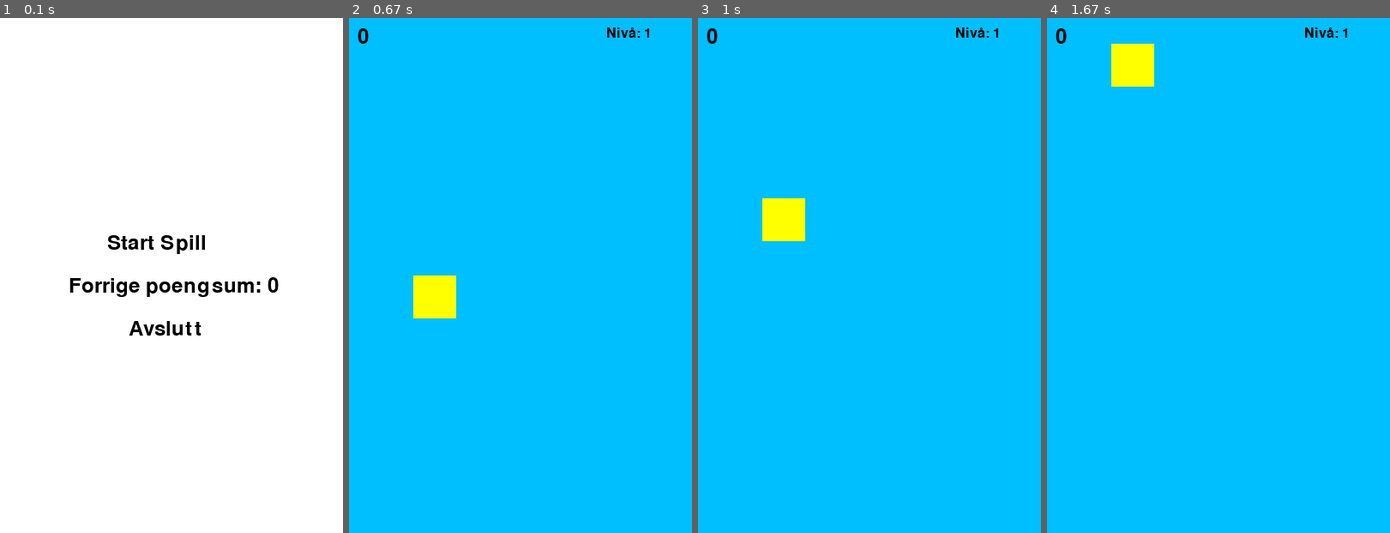
Above: before the commit, frames 1-4 (left to right).
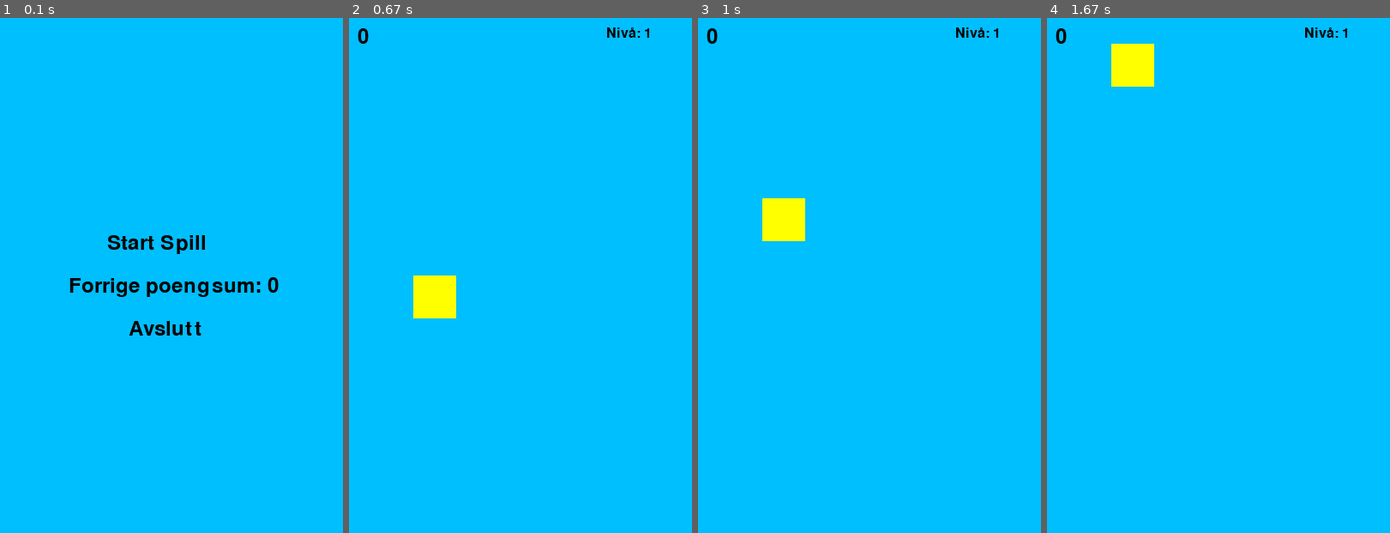
Above: after the commit, the same moments.

Repository: julietvorg/IT2
Game: pygame game, started from flappybird-spill/flappybird.py
Same seed, same stepped clock (60 frames per second), same inputs: the game is played once before the commit and once after it.
Inputs (mouse positions are in pixels of both pictures, inside the frame that each line leads up to):
- Up to frame 1 (0.1 s): no input
- Up to frame 2 (0.67 s): click (506, 244) at 0.38 s
- Up to frame 3 (1 s): hold Up from 0.67 s (still down); move the mouse to (855, 296) at 0.7 s
- Up to frame 4 (1.67 s): release Up at 1.13 s; hold Up 1.17-1.53 s; hold Up from 1.57 s (still down)

The runs differ from the first frame. In frame 1, 99% of the frame differs, in the area x 0-100%, y 0-100%; in frame 2, nothing differs; in frame 3, nothing differs; in frame 4, nothing differs.

Commit message:
la til kommentarer

Diff:
--- a/flappybird-spill/bird.py
+++ b/flappybird-spill/bird.py
@@ -1,6 +1,14 @@
 import pygame
 
+# Bird-klassen styrer oppførselen til fuglen i spillet.
+# Den lar spillere hoppe ved å trykke på tastaturet og
+# kontrollerer fuglens bevegelse med gravitasjonen, som trekker den nedover.
+
+
+# En sprite er et grafisk objekt eller en bildebeholder som representerer en spillfigur, et spillobjekt eller en annen visuell komponent i et spill.
 class Bird(pygame.sprite.Sprite):
+# brukes til å organisere og håndtere grafiske elementer på skjermen.
+# betyr det at Bird-klassen er en type sprite, og den vil arve funksjonalitet fra pygame.sprite.Sprite, slik at jeg kan opprette og administrere fugle-objekter som sprite-objekter i spillet ditt.
     """
     En klasse som representerer fuglen i spillet.
 
@@ -8,7 +16,7 @@
         screen_width (int): Bredden på skjermen.
         screen_height (int): Høyden på skjermen.
     """
-    def __init__(self, screen_width, screen_height):
+    def __init__(self, screen_width, screen_height): # kalles når vi lager en ny fugl i spillet. Den trenger to tall: bredden og høyden på skjermen, slik at den kan plassere fuglen riktig.
         """
         Initialiserer en ny instans av Bird.
 
@@ -16,20 +24,20 @@
             screen_width (int): Bredden på skjermen.
             screen_height (int): Høyden på skjermen.
         """
-        super().__init__()
+        super().__init__() ## Kalles for å starte opp den overordnede klassen (pygame.sprite.Sprite i dette tilfellet) # at alle attributter og metoder som tilhører pygame.sprite.Sprite blir tilgjengelige for vår Bird-klasse. Så, "starte opp" betyr å gjøre klar og gjøre den overordnede klassens funksjonalitet tilgjengelig for vår egen klasse.
         self.image = pygame.Surface((50, 50)) # Lager et overflateobjekt med størrelse 50x50 piksler
         self.image.fill((255, 255, 0)) # Fyller overflateobjektet med gul farge
-        self.rect = self.image.get_rect() # Henter rektangelet som omslutter bildet
-        self.rect.center = (screen_width // 4, screen_height // 2) # Plasserer fuglen i startposisjonen
+        self.rect = self.image.get_rect() ## Henter rektangelet som omslutter bildet, brukes til kollisjon og posisjonering
+        self.rect.center = (screen_width // 4, screen_height // 2) # Plasserer fuglen i startposisjonen (midt på venstre side av skjermen vertikalt)
         self.velocity = 0 # Fart til fuglen
-        self.gravity = 0.5 # Gravitasjonens påvirkning på fuglen
-        self.jump_strength = -10 # Styrken til hoppet
-
+        self.gravity = 0.5 # Gravitasjonens påvirkning på fuglen (jo høyere tall, jo sterkere gravitasjon)
+        self.jump_strength = -10 # Styrken til hoppet (negativ verdi fordi vi vil at fuglen skal gå oppover når den hopper)
+        # self refererer til selve objektet når du kaller en metode på det. Det lar deg få tilgang til egenskaper og metoder som tilhører det spesifikke objektet.
     def update(self):
         """
         Oppdaterer posisjonen til fuglen basert på tastetrykk og gravitasjon.
         """
-        keys = pygame.key.get_pressed() # Sjekker hvilke taster som er trykket
+        keys = pygame.key.get_pressed() ## Sjekker hvilke taster som er trykket, henter en liste over alle taster som er trykket
         if keys[pygame.K_UP]: # Hvis opp-tasten er trykket
             self.velocity = self.jump_strength # Setter fuglens vertikale fart til hoppstyrken
 
--- a/flappybird-spill/flappybird.py
+++ b/flappybird-spill/flappybird.py
@@ -1,109 +1,121 @@
-import pygame
-import random
-from meny import show_menu
-from bird import Bird
-from pipe import Pipe
-from scoreboard import Scoreboard
+import pygame # Importerer pygame-biblioteket
+import random # Importerer random for tilfeldig tallgenerering
+from meny import show_menu ## Importerer show_menu-funksjonen fra meny
+# show_menu-funksjonen viser hovedmenyen i spillet
+from bird import Bird # Importerer Bird-klassen fra bird
+from pipe import Pipe # Importerer Pipe-klassen fra pipe
+from scoreboard import Scoreboard # Importerer Scoreboard-klassen fra scoreboard
+
+# Spillet inneholder funksjoner for å vise en meny, styre spillerbevegelse, generere rør,
+# håndtere kollisjoner, og oppdatere og vise poengtavlen.
+# Spilleren styrer en fugl gjennom hindringer av rør.
+# Målet er å unngå kollisjoner med rørene samtidig som man prøver å passere gjennom dem
+# for å øke poengsummen og nå neste nivå.
 
 # Definerer farger
-LIGHT_BLUE = (0, 191, 255)
-BLACK = (0, 0, 0)
-YELLOW = (255, 255, 0)
+LIGHT_BLUE = (0, 191, 255)  # Definerer en lys blå farge
+BLACK = (0, 0, 0) # Definerer en svart farge
+YELLOW = (255, 255, 0) # Definerer en gul farge
 
 # Definerer farger for hvert nivå
-LEVEL_COLORS = [(0, 0, 0), (0, 255, 0), (0, 0, 255)]  # Svart, grønn, blå
+LEVEL_COLORS = [(0, 0, 0), (0, 255, 0), (0, 0, 255)] # Lager en liste med farger for hvert nivå: Svart, grønn, blå
 
 # Oppsett for skjermen
-SCREEN_WIDTH = 400
-SCREEN_HEIGHT = 600
+SCREEN_WIDTH = 400 # Setter bredden på spillvinduet til 400 piksler
+SCREEN_HEIGHT = 600 # Setter høyden på spillvinduet til 600 piksler
 
 # Variabler for røravstand og mellomrom
-PIPE_GAP = 250
-PIPE_SPACING = 200
-LAST_PIPE_X = SCREEN_WIDTH
+PIPE_GAP = 250 # Setter avstanden mellom rørene til 250 piksler
+PIPE_SPACING = 200 # Setter mellomrommet mellom rørene til 200 piksler
+LAST_PIPE_X = SCREEN_WIDTH # Setter x-posisjonen til det siste røret til bredden på skjermen
 
 # Initialiserer Pygame
-pygame.init()
-screen = pygame.display.set_mode((SCREEN_WIDTH, SCREEN_HEIGHT))
-pygame.display.set_caption("Flappy Bird")
-clock = pygame.time.Clock()
+pygame.init() ## Starter Pygame-biblioteket
+screen = pygame.display.set_mode((SCREEN_WIDTH, SCREEN_HEIGHT)) # Oppretter spillvinduet med gitt bredde og høyde
+pygame.display.set_caption("Flappy Bird") # Setter tittel på spillvinduet til "Flappy Bird"
+clock = pygame.time.Clock() # Oppretter en klokke for å kontrollere oppdateringshastigheten
 
 # Forrige poengsum
-previous_score = 0
+previous_score = 0 # Setter forrige poengsum til 0
 
-level = 1
+level = 1 # Setter startnivået til 1
 
 # Viser menyen og henter forrige poengsum
-previous_score = show_menu(screen, previous_score)
+previous_score = show_menu(screen, previous_score)  ## Viser menyen og lagrer forrige poengsum
 
 # Lager spilleren, rørene og poengtavlen
-bird = Bird(SCREEN_WIDTH, SCREEN_HEIGHT)
-pipes = pygame.sprite.Group()
-scoreboard = Scoreboard()
-
+bird = Bird(SCREEN_WIDTH, SCREEN_HEIGHT)  # Oppretter en fugl-instans
+pipes = pygame.sprite.Group() # Oppretter en gruppe for rørene #lar deg legge til, fjerne og manipulere flere sprite-objekter samtidig. Dette gjør det enkelt å oppdatere og tegne flere sprites på skjermen samtidig
+scoreboard = Scoreboard() # Oppretter en poengtavle-instans
 # Spillhovedløkke
-running = True
-while running:
-    for event in pygame.event.get():
-        if event.type == pygame.QUIT:
-            running = False
+running = True ## Setter en variabel for å styre spillets hovedløkke
+while running: # Starter hovedløkken
+    for event in pygame.event.get(): # Løkke for å håndtere hendelser
+        if event.type == pygame.QUIT: # Hvis brukeren lukker vinduet
+            running = False # Avslutter hovedløkken
 
     # Oppdaterer spilleren, rørene og poengtavlen
-    bird.update()
-    pipes.update()
-    scoreboard.update()
+    bird.update() # Oppdaterer spillerens posisjon og tilstand
+    pipes.update() # Oppdaterer rørene
+    scoreboard.update() # Oppdaterer poengtavlen
 
     # Genererer nye rør
-    if len(pipes) < 5:
-        pipe_gap_top = random.randint(50, SCREEN_HEIGHT - PIPE_GAP - 50)
-        pipe_height_bottom = SCREEN_HEIGHT - pipe_gap_top - PIPE_GAP
-        pipe_top = Pipe(LAST_PIPE_X + PIPE_SPACING, 0, pipe_gap_top, LEVEL_COLORS[level - 1])
-        pipe_bottom = Pipe(LAST_PIPE_X + PIPE_SPACING, SCREEN_HEIGHT, pipe_height_bottom, LEVEL_COLORS[level - 1], True)
-        pipes.add(pipe_top)
-        pipes.add(pipe_bottom)
-        LAST_PIPE_X = pipe_top.rect.right
+    if len(pipes) < 5: # Hvis antall rør er mindre enn 5
+        pipe_gap_top = random.randint(50, SCREEN_HEIGHT - PIPE_GAP - 50) # Genererer en tilfeldig avstand for topprøret
+        pipe_height_bottom = SCREEN_HEIGHT - pipe_gap_top - PIPE_GAP # Beregner høyden på bunnrøret
+        pipe_top = Pipe(LAST_PIPE_X + PIPE_SPACING, 0, pipe_gap_top, LEVEL_COLORS[level - 1]) # Oppretter et topprør-objekt
+        pipe_bottom = Pipe(LAST_PIPE_X + PIPE_SPACING, SCREEN_HEIGHT, pipe_height_bottom, LEVEL_COLORS[level - 1], True) # Oppretter et bunnrør-objekt
+        pipes.add(pipe_top) # Legger til topprøret i rørgruppen
+        pipes.add(pipe_bottom) # Legger til bunnrøret i rørgruppen
+        LAST_PIPE_X = pipe_top.rect.right # Oppdaterer x-posisjonen til det siste røret
 
     # Sjekker for kollisjoner mellom spilleren og rørene
-    if pygame.sprite.spritecollide(bird, pipes, False):
+    if pygame.sprite.spritecollide(bird, pipes, False): # Hvis det er en kollisjon mellom spilleren og et rør
         # Returnerer til menyen når spilleren dør
-        previous_score = show_menu(screen, scoreboard.score)
+        previous_score = show_menu(screen, scoreboard.score) # Viser menyen og lagrer forrige poengsum
         # Resetter spillet
-        bird.rect.center = (SCREEN_WIDTH // 4, SCREEN_HEIGHT // 2)
-        pipes.empty()
-        scoreboard.score = 0
+        bird.rect.center = (SCREEN_WIDTH // 4, SCREEN_HEIGHT // 2) # Tilbakestiller spilleren til startposisjonen
+        pipes.empty() # Tømmer rørgruppen
+        scoreboard.score = 0  # Nullstiller poengtavlen
 
     # Fjerner rør som har forlatt skjermen
-    for pipe in pipes:
-        if pipe.rect.right < 0:
-            pipe.kill()
+    for pipe in pipes: # For hvert rør i rørgruppen
+        if pipe.rect.right < 0: # Hvis røret er utenfor venstre kant av skjermen
+            pipe.kill() # Fjerner røret fra rørgruppen
 
     # Sjekker om spilleren passerer gjennom rørene for å øke poengtellingen
-    for pipe in pipes:
-        if pipe.rect.right == bird.rect.left and pipe != scoreboard.last_scored_pipe:
-            scoreboard.score += 1
-            scoreboard.last_scored_pipe = pipe
+    for pipe in pipes: # For hvert rør i rørgruppen
+        if pipe.rect.right == bird.rect.left and pipe != scoreboard.last_scored_pipe: # Hvis spilleren passerer gjennom røret og det ikke er samme rør som sist scoret poeng
+            scoreboard.score += 1 # Øker poengtellingen med 1
+            scoreboard.last_scored_pipe = pipe # Lagrer røret som sist scoret poeng
             # Sjekker om spilleren har nådd poengsummen for neste nivå
-            if scoreboard.score == 10 and level < 3:  # Endre 10 til ønsket poengsum for å gå til neste nivå
-                level += 1
+            if scoreboard.score == 10 and level < 3: # Hvis poengsummen er 10 og nivået er mindre enn 3
+                level += 1 # Øker nivået med 1
             # Oppdaterer fargen til rørene basert på det nye nivået
-            for p in pipes:
-                p.update_color(LEVEL_COLORS[level - 1])
+            for p in pipes: # For hvert rør i rørgruppen
+                p.update_color(LEVEL_COLORS[level - 1]) # Oppdaterer fargen til rørene basert på det nye nivået
             break  # Avslutter løkken etter å ha funnet én passasje
 
     # Tegner alt på skjermen
-    screen.fill(LIGHT_BLUE)
-    pipes.draw(screen)
-    screen.blit(bird.image, bird.rect)
-    screen.blit(scoreboard.rendered_score, scoreboard.rect)
-    pygame.display.flip()
+    screen.fill(LIGHT_BLUE) # Fyller skjermen med lys blå farge
+    pipes.draw(screen) # Tegner rørene på skjermen
+    screen.blit(bird.image, bird.rect) # Tegner spilleren på skjermen
+    screen.blit(scoreboard.rendered_score, scoreboard.rect) # Tegner poengtavlen på skjermen
+    pygame.display.flip() # Oppdaterer skjermen
+
     # Viser nåværende nivå i høyre hjørne
-    level_text = "Nivå: " + str(level)
-    level_font = pygame.font.Font(None, 24)
-    level_rendered = level_font.render(level_text, True, BLACK)
-    screen.blit(level_rendered, (SCREEN_WIDTH - 100, 10))
-    pygame.display.flip()
+    level_text = "Nivå: " + str(level) # Lager en tekststreng som viser gjeldende nivå
+    level_font = pygame.font.Font(None, 24) # Velger en font for teksten
+    level_rendered = level_font.render(level_text, True, BLACK) # Lager teksten som et bilde med svart farge
+    screen.blit(level_rendered, (SCREEN_WIDTH - 100, 10)) # Tegner teksten på skjermen i høyre hjørne
+    pygame.display.flip() # Oppdaterer skjermen
+    # "blit" til å tegne en overflate på en annen overflate eller skjerm.
+    # "render" betyr å konvertere tekst eller grafikk til et visuelt format som kan vises på skjermen.
 
     # Setter FPS
-    clock.tick(30)
+    clock.tick(30) # Begrenser oppdateringshastigheten til 30 FPS
 
-pygame.quit()
+pygame.quit() # Avslutter Pygame-biblioteket når hovedløkken er ferdig
+
+# parameter representerer en verdi som kan gis til en funksjon
+# variabel er et navn som er tilordnet en bestemt verdi i et program.
--- a/flappybird-spill/meny.py
+++ b/flappybird-spill/meny.py
@@ -1,7 +1,13 @@
 import pygame
 
+# Denne koden viser en enkel meny for et spill ved hjelp av Pygame.
+# Den oppretter menyelementer som lar brukeren starte spillet,
+# vise forrige poengsum og avslutte spillet.
+# Brukeren kan klikke på disse elementene med musen for å utføre handlingene.
+# Koden håndterer også oppdatering og visning av menyen på skjermen.
+
 # Definerer farger
-WHITE = (255, 255, 255)
+LIGHT_BLUE = (0, 191, 255)
 BLACK = (0, 0, 0)
 
 # Oppsett for skjermen
@@ -9,37 +15,39 @@
 SCREEN_HEIGHT = 600
 
 # Tekstklassen for menyelementer
-class MenuItem(pygame.sprite.Sprite):
+class MenuItem(pygame.sprite.Sprite): # MenuItem er et element i menyen til et spill, og den arver funksjonaliteten til pygame.sprite.Sprite
     def __init__(self, text, font, position):
-        super().__init__()
-        self.text = text
-        self.font = font
-        self.image = self.font.render(self.text, True, BLACK)
-        self.rect = self.image.get_rect()
-        self.rect.topleft = position
+        super().__init__() # Arver fra forelderklasse pygame.sprite.Sprite
+        self.text = text # Lagrer teksten for menyelementet
+        self.font = font # Lagrer fonten som skal brukes til å vise teksten
+        self.image = self.font.render(self.text, True, BLACK)  # Lager teksten som et bilde med svart farge
+        self.rect = self.image.get_rect() # Henter rektangelet som omslutter teksten (usynlig rektangel rundt teksten)
+        self.rect.topleft = position # Setter posisjonen til teksten på skjermen
 
 ## Funksjon for å vise menyen
 def show_menu(screen, previous_score):
     # Initialiserer menyelementer
-    menu_font = pygame.font.Font(None, 36)
-    title_text = "Flappy Bird"
-    previous_score_text = "Forrige poengsum: " + str(previous_score)
-    start_item = MenuItem("Start Spill", menu_font, (SCREEN_WIDTH // 2 - 75, SCREEN_HEIGHT // 2 - 50))
-    score_item = MenuItem(previous_score_text, menu_font, (SCREEN_WIDTH // 2 - 120, SCREEN_HEIGHT // 2))
-    quit_item = MenuItem("Avslutt", menu_font, (SCREEN_WIDTH // 2 - 50, SCREEN_HEIGHT // 2 + 50))
-    all_sprites = pygame.sprite.Group(start_item, score_item, quit_item)
+    menu_font = pygame.font.Font(None, 36) # Oppretter en font for menyteksten
+    title_text = "Flappy Bird" # Titteltekst for menyen
+    previous_score_text = "Forrige poengsum: " + str(previous_score) # Tekst for forrige poengsum
+    # str() til å konvertere previous_score, som antas å være et tall, til en tekst-streng slik at den kan vises som tekst i menyen
+    start_item = MenuItem("Start Spill", menu_font, (SCREEN_WIDTH // 2 - 75, SCREEN_HEIGHT // 2 - 50)) # Menyvalg for å starte spillet
+    score_item = MenuItem(previous_score_text, menu_font, (SCREEN_WIDTH // 2 - 120, SCREEN_HEIGHT // 2)) # Viser forrige poengsum
+    quit_item = MenuItem("Avslutt", menu_font, (SCREEN_WIDTH // 2 - 50, SCREEN_HEIGHT // 2 + 50)) # Menyvalg for å avslutte
+    all_sprites = pygame.sprite.Group(start_item, score_item, quit_item) # Gruppe som inneholder alle menyelementene
+
 
     # Spillhovedløkke for menyen
     running = True
     while running:
-        for event in pygame.event.get():
-            if event.type == pygame.QUIT:
+        for event in pygame.event.get(): # Løkke for hendelser
+            if event.type == pygame.QUIT: # Hvis vinduet lukkes
                 pygame.quit()
                 quit()
-            elif event.type == pygame.MOUSEBUTTONDOWN:
-                if start_item.rect.collidepoint(pygame.mouse.get_pos()):
+            elif event.type == pygame.MOUSEBUTTONDOWN: # Hvis det klikkes med musen
+                if start_item.rect.collidepoint(pygame.mouse.get_pos()): # Hvis brukeren klikker på "Start Spill"
                     return 0 # Starter spillet på nytt, så forrige poengsum blir null
-                elif quit_item.rect.collidepoint(pygame.mouse.get_pos()):
+                elif quit_item.rect.collidepoint(pygame.mouse.get_pos()): # Hvis brukeren klikker på "Avslutt"
                     pygame.quit()
                     quit()
 
@@ -49,15 +57,15 @@
         all_sprites = pygame.sprite.Group(start_item, score_item, quit_item)  # Oppdater gruppen med den nye teksten
 
         # Oppdaterer og tegner menyen
-        screen.fill(WHITE)
-        all_sprites.update()
-        all_sprites.draw(screen)
-        pygame.display.flip()
+        screen.fill(LIGHT_BLUE) # Fyller skjermen med hvit farge
+        all_sprites.update() # Oppdaterer alle menyelementene
+        all_sprites.draw(screen) # Tegner alle menyelementene på skjermen
+        pygame.display.flip() # Oppdaterer skjermen
 
 # Testkjøring av menyen
-if __name__ == "__main__":
-    pygame.init()
-    screen = pygame.display.set_mode((SCREEN_WIDTH, SCREEN_HEIGHT))
-    pygame.display.set_caption("Flappy Bird - Meny")
+if __name__ == "__main__": # sjekker om koden blir kjørt som et selvstendig program, hvis den gjør vil koden under kjøre
+    pygame.init() # Initialiserer pygame
+    screen = pygame.display.set_mode((SCREEN_WIDTH, SCREEN_HEIGHT)) # Setter opp skjermen
+    pygame.display.set_caption("Flappy Bird - Meny") # Setter tittel på vinduet
 
-    show_menu(screen, 1)
+    show_menu(screen, 1) # Viser menyen med forrige poengsum lik 1
--- a/flappybird-spill/pipe.py
+++ b/flappybird-spill/pipe.py
@@ -1,23 +1,31 @@
 import pygame
+
+# Pipe-klassen håndterer opprettelsen av rør i spillet.
+# Disse rørene kan være vanlige eller omvendte, og de beveger seg kontinuerlig mot venstre.
+# Klassen angir farger for rørene,
+# og den har funksjoner for å oppdatere både rørets posisjon og farge.
 
 class Pipe(pygame.sprite.Sprite):
     def __init__(self, x, y, height, color, inverted=False):
-        super().__init__()
-        self.image = pygame.Surface((50, height))
-        self.image.fill(color)
-        self.rect = self.image.get_rect()
-        self.rect.x = x
-        self.color = color
-        self.update_color(color)  # Setter fargen
-        if inverted:
-            self.image = pygame.transform.flip(self.image, False, True)
-            self.rect.bottomleft = (x, y)
+        # hvis det ikke er en verdi for "inverted" når man oppretter et nytt Pipe-objekt, vil den være satt til False som standard.
+        # da vil røret bli plassert med den øvre delen av røret øverst og den nedre delen nederst.
+        super().__init__() # Initialiserer forelderklasse pygame.sprite.Sprite
+        self.image = pygame.Surface((50, height)) # Oppretter en overflate for røret med angitt bredde og høyde
+        self.image.fill(color) # Fyller rørets overflate med angitt farge
+        self.rect = self.image.get_rect() # Henter rektangelet som omslutter røret
+        self.rect.x = x # Setter rørets x-posisjon
+        self.color = color # Lagrer fargen til røret
+        self.update_color(color) # Setter fargen, oppdaterer fargen til røret
+        if inverted: # Hvis røret er omvendt
+            self.image = pygame.transform.flip(self.image, False, True) # Snur røret opp ned
+            # False and True gjør bilde speilvendt langs den vertikale aksen, men ikke langs den horisontale aksen
+            self.rect.bottomleft = (x, y) # Setter rørets posisjon til nederst til venstre
         else:
-            self.rect.topleft = (x, y)
+            self.rect.topleft = (x, y) # Setter rørets posisjon til øverst til venstre
 
     def update(self):
-        self.rect.x -= 5
+        self.rect.x -= 5  # Flytter røret mot venstre med en konstant hastighet
 
     def update_color(self, color):
-        self.color = color
-        self.image.fill(self.color)
+        self.color = color  # Oppdaterer rørets farge
+        self.image.fill(self.color) # Fyller rørets overflate med den nye fargen
--- a/flappybird-spill/scoreboard.py
+++ b/flappybird-spill/scoreboard.py
@@ -1,14 +1,21 @@
 import pygame
+
+# Scoreboard-klassen i spillet holder styr på spillerens poengsum.
+# Den oppretter et tekstobjekt som viser poengsummen på skjermen og
+# oppdaterer det når poengsummen endres.
+# I tillegg registrerer den hvilket rør som spilleren sist scoret poeng på.
 
 class Scoreboard(pygame.sprite.Sprite):
     def __init__(self):
-        super().__init__()
-        self.score = 0
-        self.font = pygame.font.Font(None, 36)
-        self.rendered_score = self.font.render(str(self.score), True, (0, 0, 0))  # Black color
-        self.rect = self.rendered_score.get_rect()
-        self.rect.topleft = (10, 10)
-        self.last_scored_pipe = None
+    # brukes til å sette opp objektet,
+    # for eksempel ved å tilordne verdier til egenskaper når et nytt objekt lages
+        super().__init__() # Arver forelderklasse pygame.sprite.Sprite
+        self.score = 0 # Variabel for å holde styr på spillerens poengsum
+        self.font = pygame.font.Font(None, 36)  # Oppretter en font for å vise poengsummen
+        self.rendered_score = self.font.render(str(self.score), True, (0, 0, 0))  # Lager poengsummen som et tekstobjekt # Black color
+        self.rect = self.rendered_score.get_rect() # Henter rektangelet som omslutter tekstobjektet
+        self.rect.topleft = (10, 10) # Setter posisjonen til poengsummen øverst til venstre på skjermen
+        self.last_scored_pipe = None # Holder styr på den siste røret hvor poeng ble scoret
 
     def update(self):
-        self.rendered_score = self.font.render(str(self.score), True, (0, 0, 0))  # Black color
+        self.rendered_score = self.font.render(str(self.score), True, (0, 0, 0)) ## Oppdaterer poengsummen som et tekstobjekt # Black color
